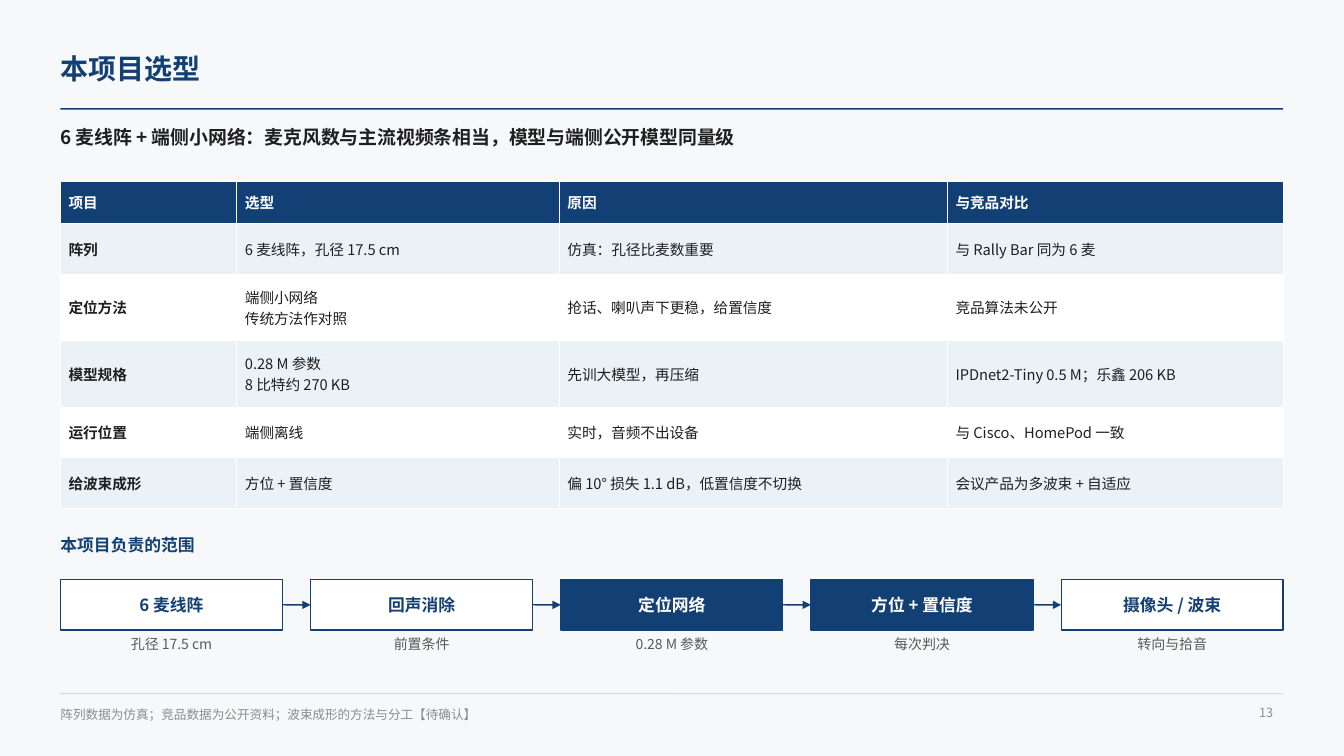
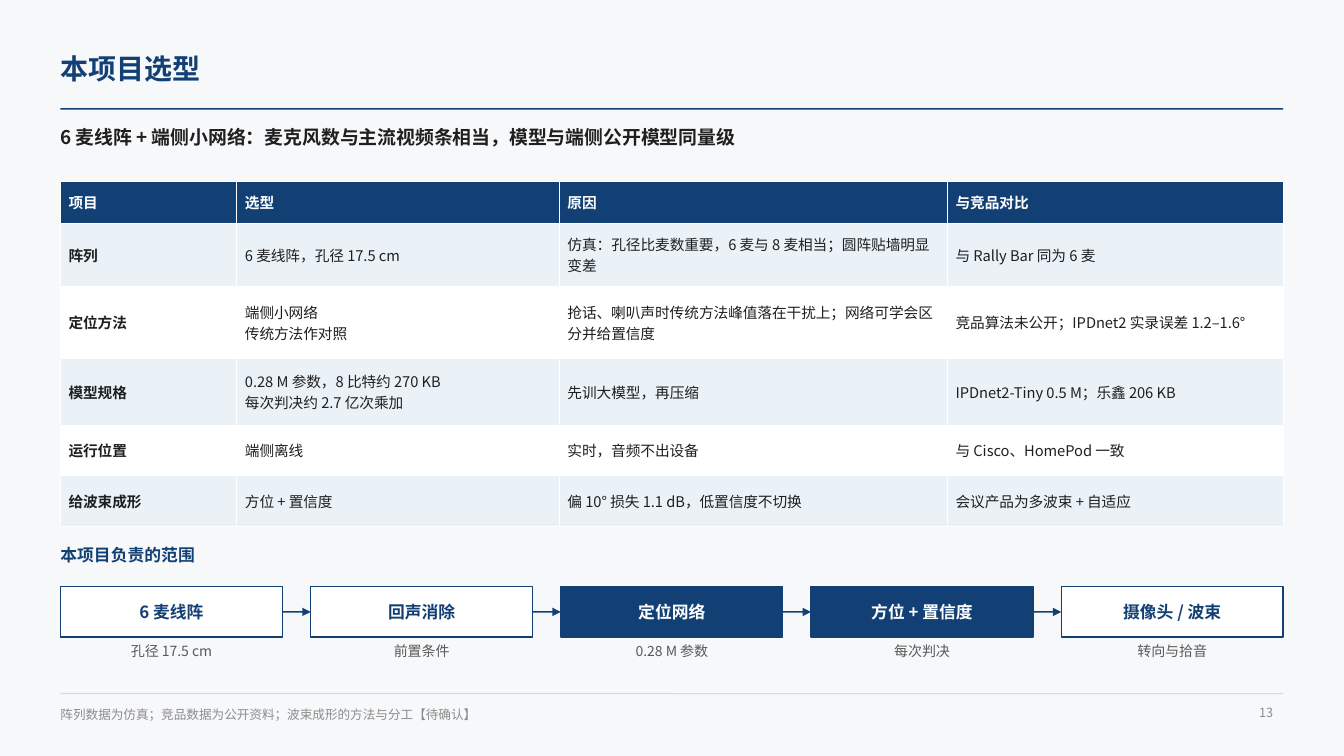
Before and after one commit to ZeroFoxxi/ssl-scene1, a slide deck: slide 13 of 01_场景一_摄像头声源定位/技术总结/声源定位与波束成形技术总结.pptx. Drawn at 1344x756 pixels with LibreOffice and Linux fonts; fonts in the diff are those of the drawing. Boxes give left, top, right and bottom in pixels: in the first picture for what was removed or moved away, otherwise in the second. Text is boxed around its words. In the diff, an @@ line names an element or a change of style, - is before the commit and + after.

```diff
--- a/01_场景一_摄像头声源定位/技术总结/声源定位与波束成形技术总结.pptx
+++ b/01_场景一_摄像头声源定位/技术总结/声源定位与波束成形技术总结.pptx
@@ table at bbox=[60, 181, 1284, 513] @@
-row 2, column 3: 仿真：孔径比麦数重要
+row 2, column 3: 仿真：孔径比麦数重要，6 麦与 8 麦相当；圆阵贴墙明显变差
-row 3, column 3: 抢话、喇叭声下更稳，给置信度
+row 3, column 3: 抢话、喇叭声时传统方法峰值落在干扰上；网络可学会区分并给置信度
-row 3, column 4: 竞品算法未公开
+row 3, column 4: 竞品算法未公开；IPDnet2 实录误差 1.2–1.6°
-row 4, column 2: 0.28 M 参数 / 8 比特约 270 KB
+row 4, column 2: 0.28 M 参数，8 比特约 270 KB / 每次判决约 2.7 亿次乘加
@@ text "本项目负责的范围": place and size @@
-text "本项目负责的范围" at bbox=[60, 536, 194, 553]
+text "本项目负责的范围" at bbox=[60, 546, 194, 563]
@@ 10 texts, 5 rectangles, 4 arrows: place and size @@
-10 texts, 5 rectangles, 4 arrows at bbox=[60, 580, 1284, 650]
+10 texts, 5 rectangles, 4 arrows at bbox=[60, 587, 1284, 657]
```
Also in this commit, not shown: 3 other slides changed, 2 other files.
